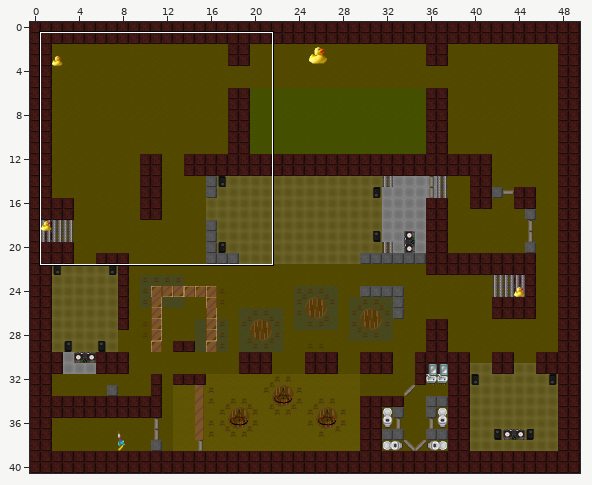
An edit to a level. Tiled map (JSON), Zapf_Uni_Greifswald/maps/Greifswaldpartykeller.json. The picture above shows the old version from afar; the outline marks the close-up.
Close-up. First the earlier version:
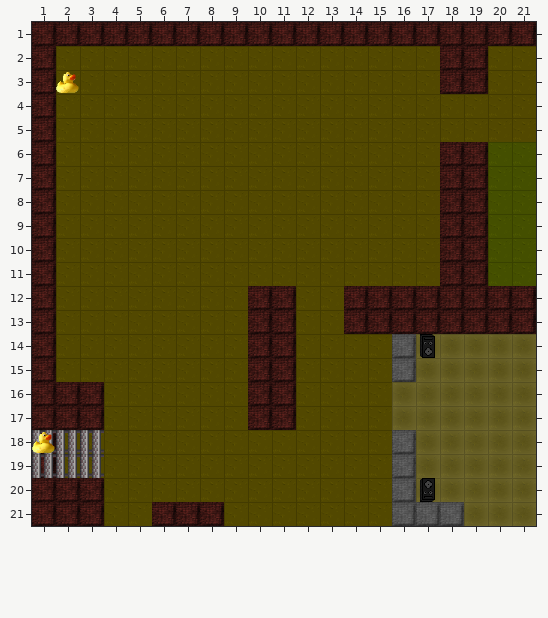
Cells are 32x32 px. Shown: x 1..21, y 1..21. The commit also changed other parts of the map, which this record leaves out.
And afterwards:
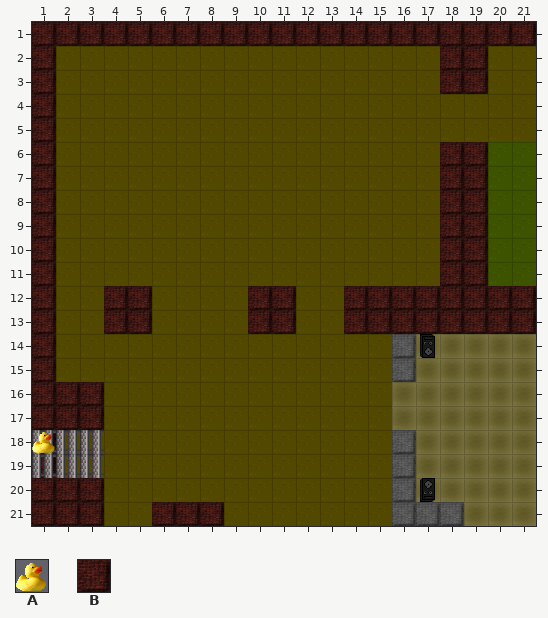
Key: from "ente3": A 0; from "floor": B 33.
_ is an empty cell.
The exact change:
layer "Boden für Jitsi Räume" opacity 20% -> 30%
Layer "Waende":
The author put tile B in rows 12 to 13 at x 4 to 5.
Tile B is gone in rows 14 to 17 at x 10 to 11.
Layer "Enten sichtbar":
Tile A is gone in row 3 at x 2.
